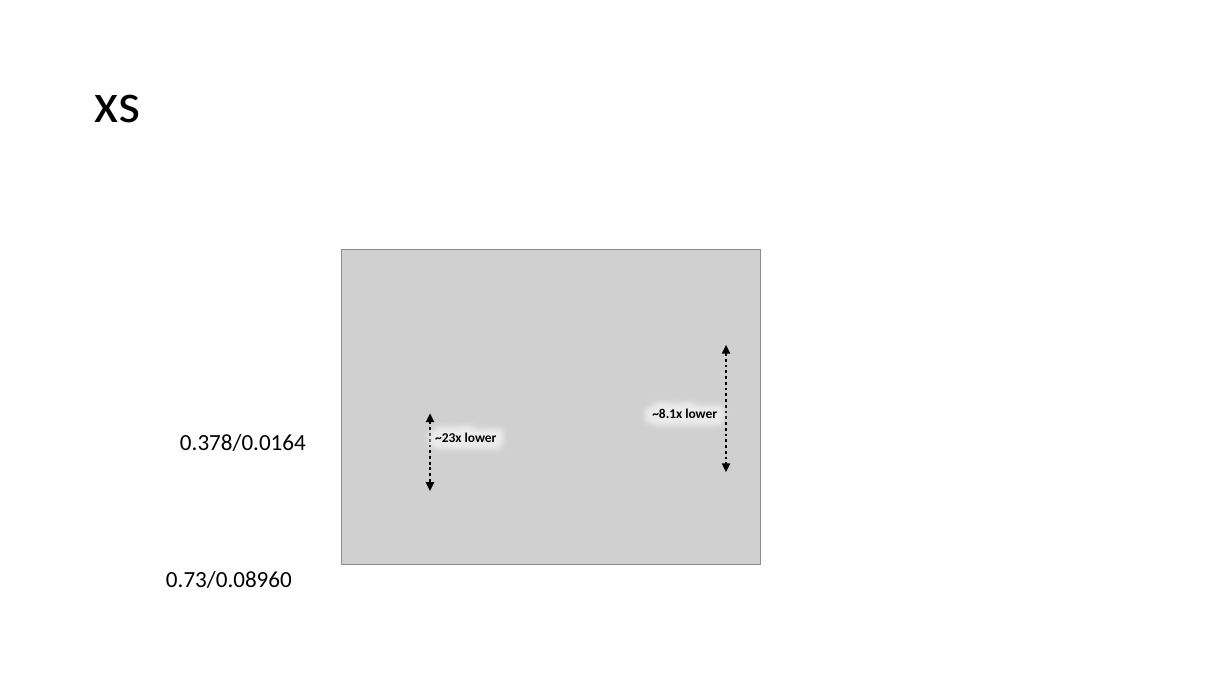
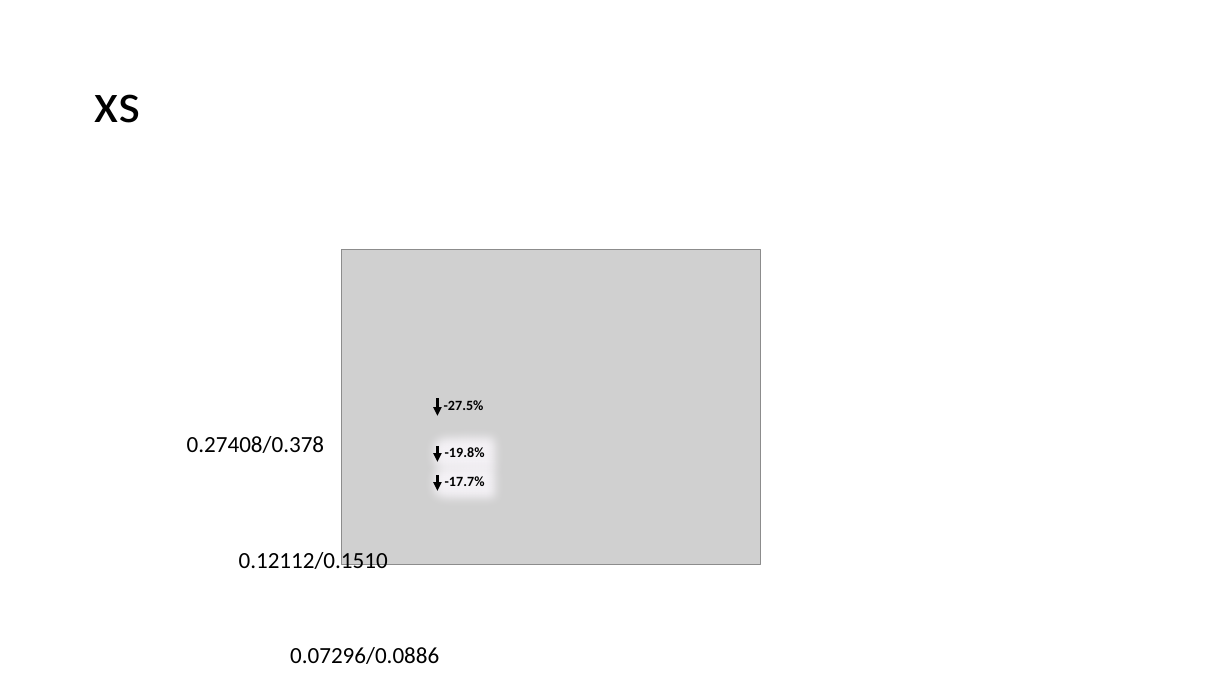
Before and after one commit to akashlevy/NEM-Relay-CAD, a slide deck: slide 2 of figures/Figures.pptx. Drawn at 1232x693 pixels with LibreOffice and Linux fonts; fonts in the diff are those of the drawing; grey boxes stand for pictures. Boxes give left, top, right and bottom in pixels: in the first picture for what was removed or moved away, otherwise in the second. Text is boxed around its words. In the diff, an @@ line names an element or a change of style, - is before the commit and + after.

```diff
--- a/figures/Figures.pptx
+++ b/figures/Figures.pptx
@@ double arrow removed from (726, 345) to (726, 472) @@
@@ double arrow removed from (430, 413) to (430, 491) @@
@@ arrow added from (437, 398) to (437, 416), #000000 2.25 pt @@
@@ text added at (x1=444, y1=400, x2=484, y2=410), 11 pt, text #000000, bold @@
+-27.5%
@@ text removed at (x1=652, y1=408, x2=717, y2=418) @@
-~8.1x lower
@@ text at (x1=187, y1=436, x2=324, y2=453): text changed @@
-0.378/0.0164
+0.27408/0.378
@@ text removed at (x1=435, y1=432, x2=497, y2=442) @@
-~23x lower
@@ arrow added from (437, 446) to (437, 462), #000000 2.25 pt @@
@@ text added at (x1=445, y1=447, x2=485, y2=457), 11 pt, text #000000, bold @@
+-19.8%
@@ arrow added from (437, 475) to (437, 491), #000000 2.25 pt @@
@@ text added at (x1=445, y1=476, x2=485, y2=486), 11 pt, text #000000, bold @@
+-17.7%
@@ text at (x1=239, y1=548, x2=388, y2=569): text changed @@
-0.73/0.08960
+0.12112/0.1510
@@ text added at (x1=290, y1=647, x2=439, y2=664), 18 pt, text #000000 @@
+0.07296/0.0886
```
Also in this commit, not shown: 1 other slide changed, 1 slide added, 7 other files.
